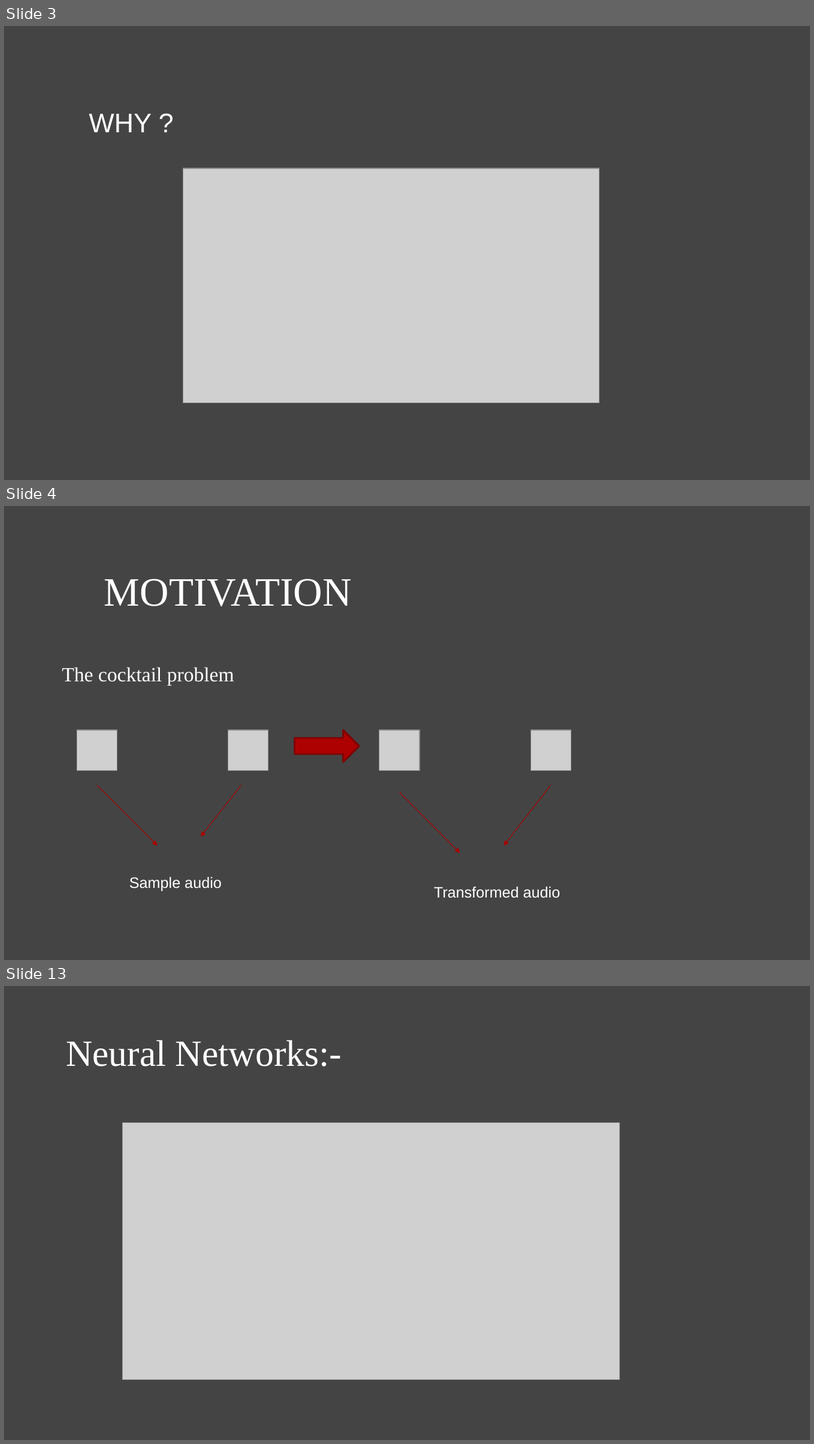
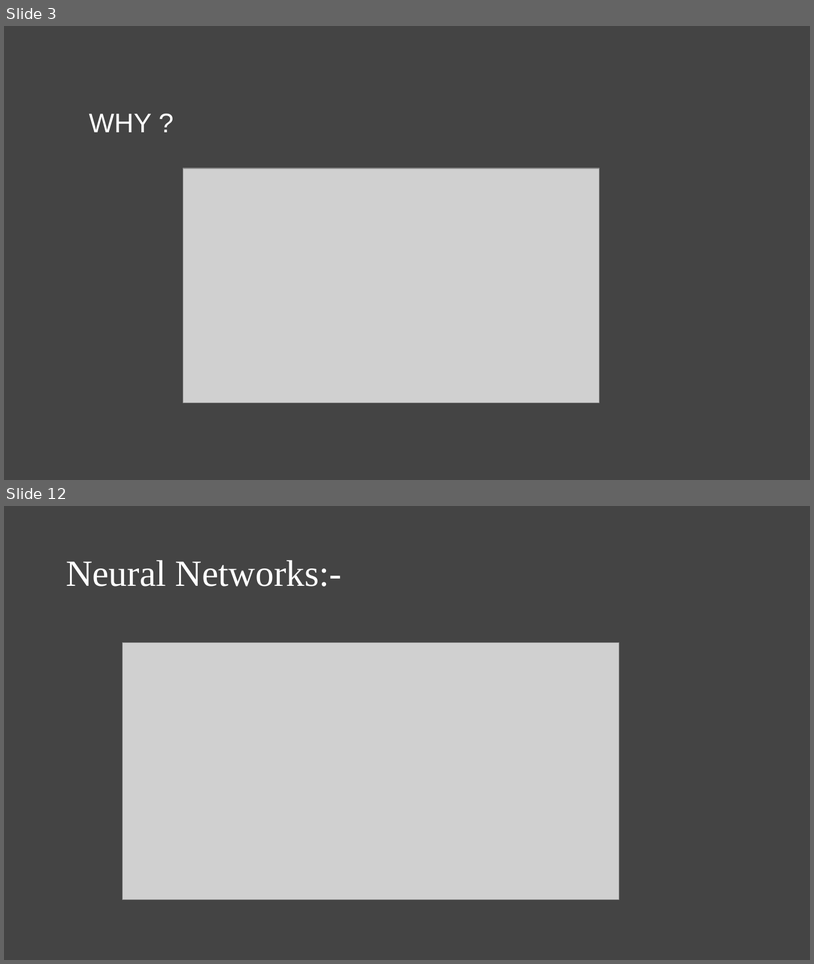
Before and after one commit to vshantam/Gender-classification-Artificial-Neural-Nets, a slide deck: Gender Detection System using FFT with ANN.pptx. Shown one above the other, each under a label of ours: slides 3, 4 and 13 before the commit, slides 3 and 12 after it; the slides between them are not shown. The pictures are 814x1444 and 814x964 pixels, drawn with LibreOffice and Linux fonts; fonts in the diff are those of the drawing; grey boxes stand for pictures. Boxes give left, top, right and bottom in pixels: in the first picture for what was removed or moved away, otherwise in the second. Text is boxed around its words. In the diff, an @@ line names an element or a change of style, - is before the commit and + after.

```diff
--- a/Gender Detection System using FFT with ANN.pptx
+++ b/Gender Detection System using FFT with ANN.pptx
@@ slide 4 removed at (4,506,810,960), background #444444 @@
@@ text removed at (104,579,352,606) @@
-MOTIVATION
@@ text removed at (62,667,234,685) @@
-The cocktail problem
@@ picture removed at (77,730,117,771) @@
@@ picture removed at (228,730,269,771) @@
@@ right arrow removed at (295,730,360,762) @@
@@ picture removed at (380,730,420,771) @@
@@ picture removed at (531,730,572,771) @@
@@ freeform shape removed at (97,785,158,846) @@
@@ freeform shape removed at (201,785,241,837) @@
@@ freeform shape removed at (399,792,460,853) @@
@@ freeform shape removed at (504,785,551,846) @@
@@ text removed at (129,876,222,891) @@
-Sample audio
@@ text removed at (434,886,561,898) @@
-Transformed audio
@@ what was slide 13 is now slide 12 @@
```
Also in this commit, not shown: 11 slides changed, 1 slide added, 2 other files.
